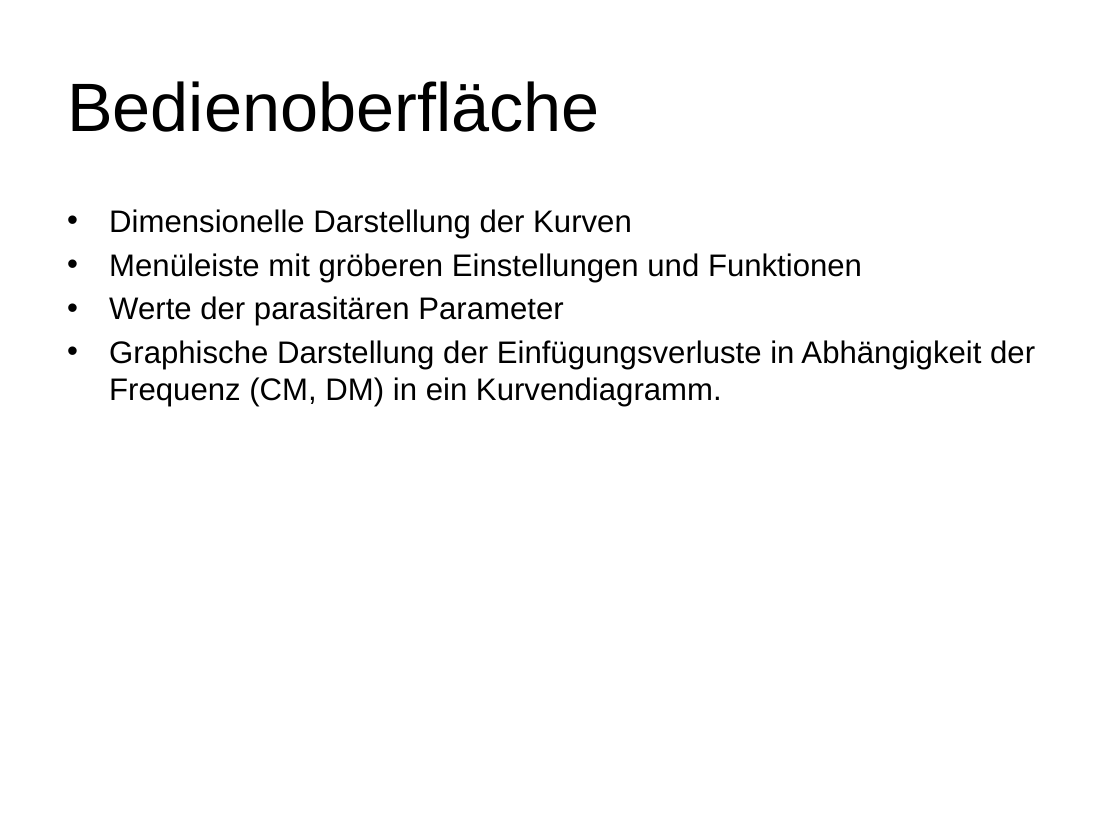
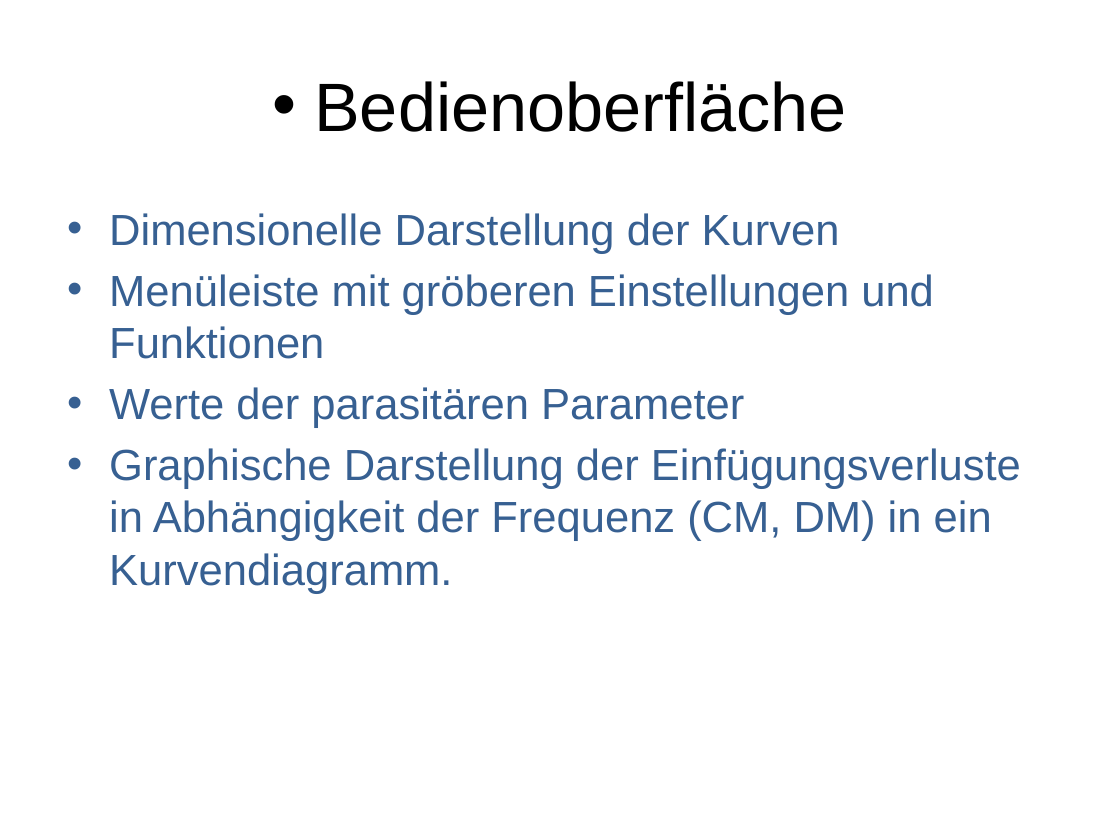
Before and after one commit to marinataborda/P2Organisation, a slide deck: slide 6 of ZwischenPresäntation.pptx (slide 7 before the commit). Drawn at 1120x840 pixels with LibreOffice and Linux fonts; fonts in the diff are those of the drawing. Boxes give left, top, right and bottom in pixels: in the first picture for what was removed or moved away, otherwise in the second. Text is boxed around its words. In the diff, an @@ line names an element or a change of style, - is before the commit and + after.

```diff
--- a/ZwischenPresäntation.pptx
+++ b/ZwischenPresäntation.pptx
@@ title "Bedienoberfläche" at (x1=314, y1=81, x2=846, y2=132): alignment left to centre; bullet none to •; more space between paragraphs @@
@@ text "Dimensionelle Darstellung der Kurven" at (x1=109, y1=213, x2=1021, y2=594): size 20 to 28 pt, text colour #000000 to #376092; more space between paragraphs @@
```
Also in this commit, not shown: 4 other slides changed, 2 slides added, 3 slides removed.
